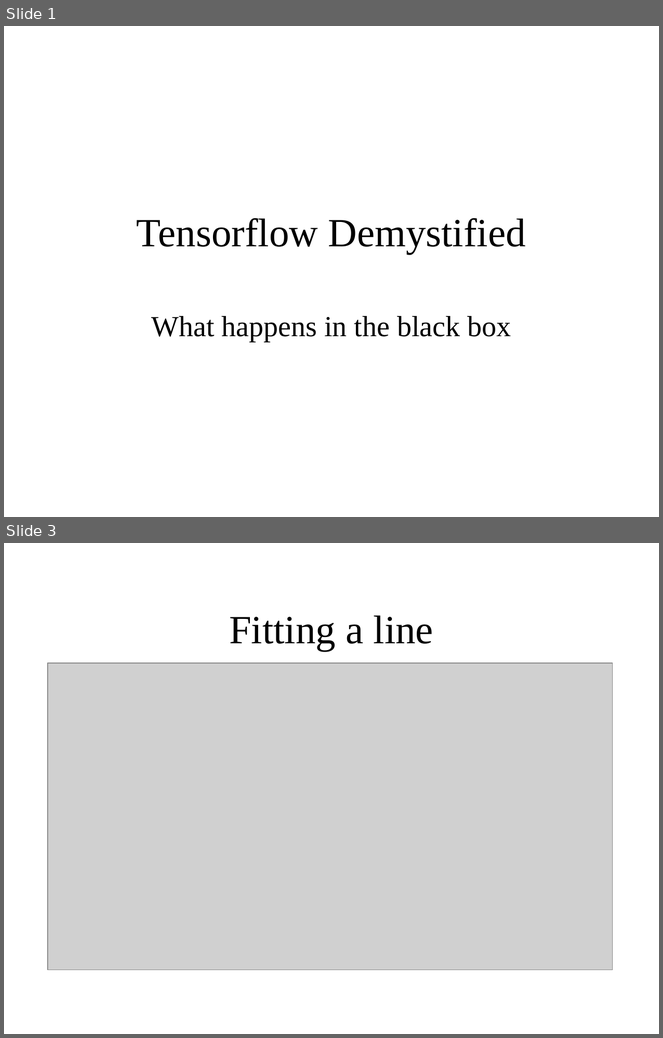
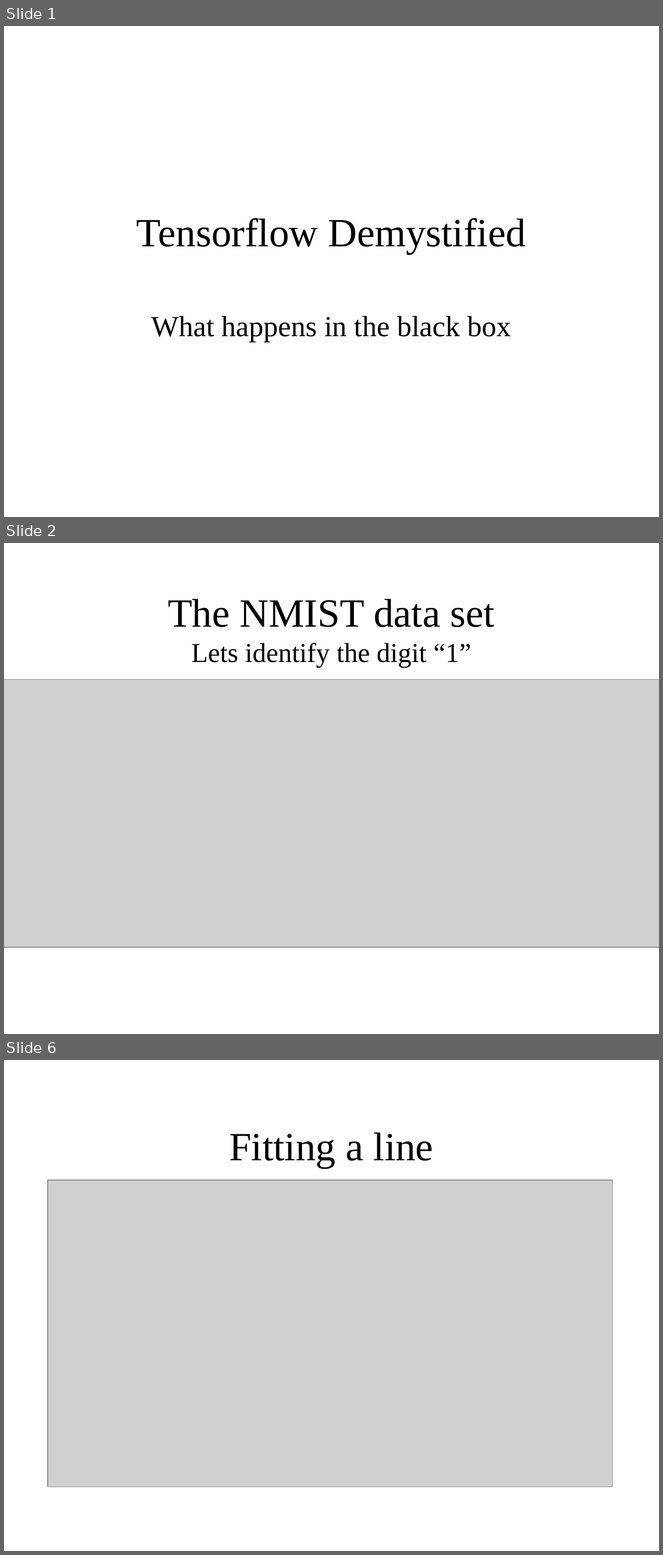
Before and after one commit to andygwebber/Tensorflow_lessons, a slide deck: Tensorflow_Demystified.ppt. Shown one above the other, each under a label of ours: slides 1 and 3 before the commit, slides 1, 2 and 6 after it; the slides between them are not shown. The pictures are 663x1038 and 663x1555 pixels, drawn with LibreOffice and Linux fonts; fonts in the diff are those of the drawing; grey boxes stand for pictures. Boxes give left, top, right and bottom in pixels: in the first picture for what was removed or moved away, otherwise in the second. Text is boxed around its words. In the diff, an @@ line names an element or a change of style, - is before the commit and + after.

```diff
--- a/Tensorflow_Demystified.ppt
+++ b/Tensorflow_Demystified.ppt
@@ slide 2 added at bbox=[4, 543, 659, 1034], background #FFFFFF @@
@@ title added at bbox=[168, 599, 495, 668], 30 pt, text #000000 @@
+The NMIST data set
+Lets identify the digit “1”
@@ picture added at bbox=[4, 679, 659, 947] @@
@@ what was slide 3 is now slide 6 @@
```
Also in this commit, not shown: 1 slide changed, 6 other slides added, 2 other files.
